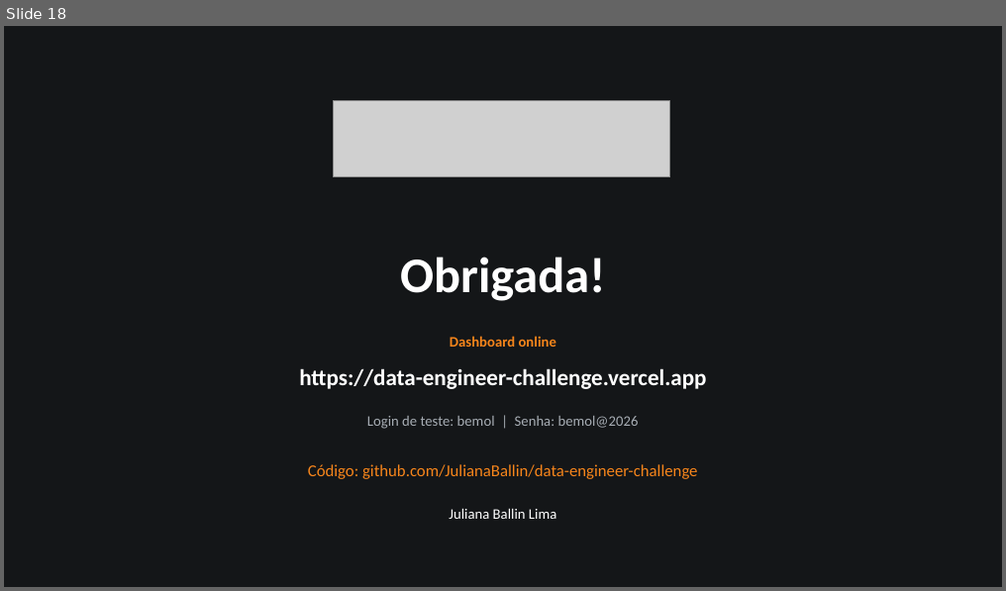
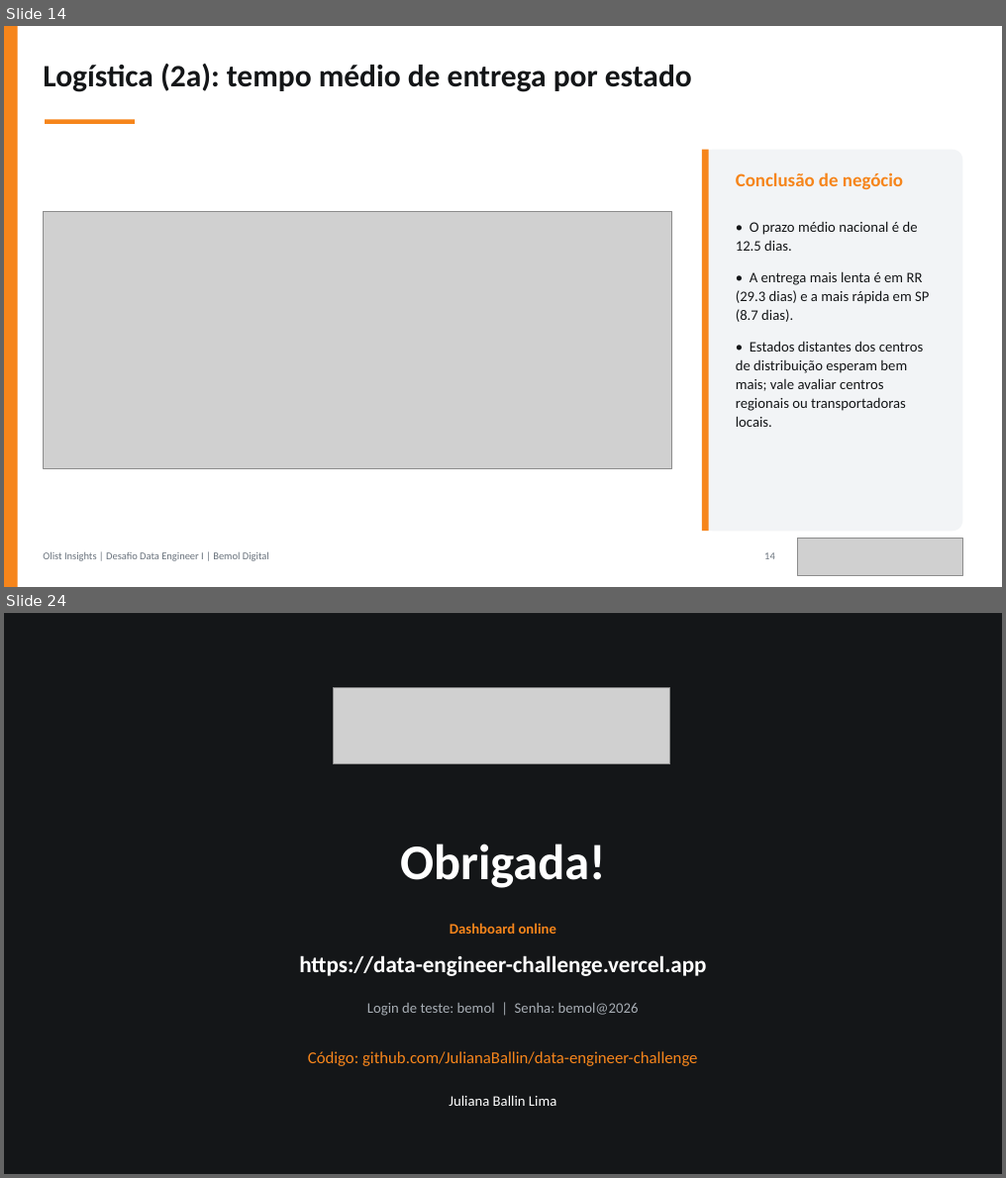
Before and after one commit to JulianaBallin/data-engineer-challenge, a slide deck: docs/apresentacao/apresentacao-olist.pptx. Shown one above the other, each under a label of ours: slide 18 before the commit, slides 14 and 24 after it; the slides between them are not shown. The pictures are 1006x591 and 1006x1178 pixels, drawn with LibreOffice and Linux fonts; fonts in the diff are those of the drawing; grey boxes stand for pictures. Boxes give left, top, right and bottom in pixels: in the first picture for what was removed or moved away, otherwise in the second. Text is boxed around its words. In the diff, an @@ line names an element or a change of style, - is before the commit and + after.

```diff
--- a/docs/apresentacao/apresentacao-olist.pptx
+++ b/docs/apresentacao/apresentacao-olist.pptx
@@ slide 14 added at [4, 26, 1002, 587], background #FFFFFF @@
@@ rectangle added at [4, 26, 18, 587], fill #F6851B @@
@@ text added at [43, 64, 692, 92], 30 pt, text #141618, bold @@
+Logística (2a): tempo médio de entrega por estado
@@ rectangle added at [45, 120, 135, 124], fill #F6851B @@
@@ rounded rectangle added at [702, 150, 962, 531], fill #F2F4F6 @@
@@ rectangle added at [702, 150, 709, 531], fill #F6851B @@
@@ text added at [736, 173, 903, 189], 18 pt, text #F6851B, bold @@
+Conclusão de negócio
@@ picture added at [43, 212, 672, 470] @@
@@ text added at [736, 221, 929, 427], 14 pt, text #141618 @@
+• O prazo médio nacional é de 12.5 dias.
+• A entrega mais lenta é em RR (29.3 dias) e a mais rápida em SP (8.7 dias).
+• Estados distantes dos centros de distribuição esperam bem mais; vale avaliar centros regionais ou transportadoras locais.
@@ text added at [43, 553, 269, 562], 10 pt, text #6A737D @@
+Olist Insights | Desafio Data Engineer I | Bemol Digital
@@ text added at [764, 553, 775, 560], 10 pt, text #6A737D @@
+14
@@ picture added at [798, 539, 963, 576] @@
@@ what was slide 18 is now slide 24 @@
```
Also in this commit, not shown: 9 slides changed, 5 other slides added, 35 other files.
